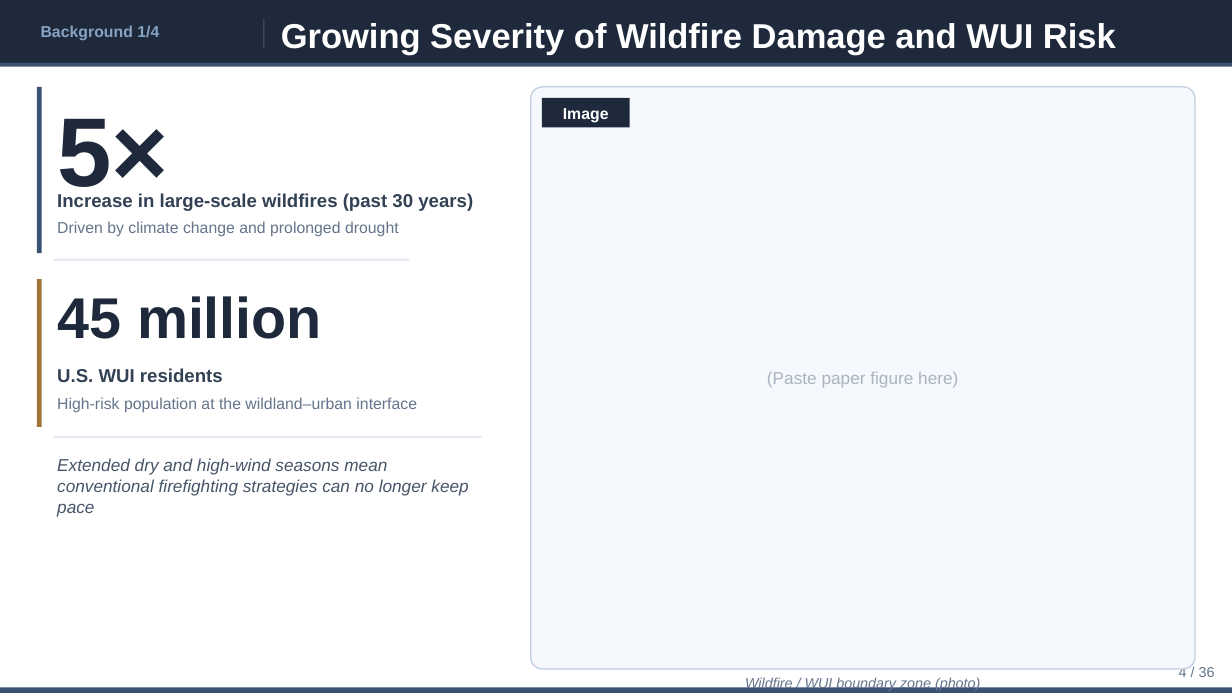
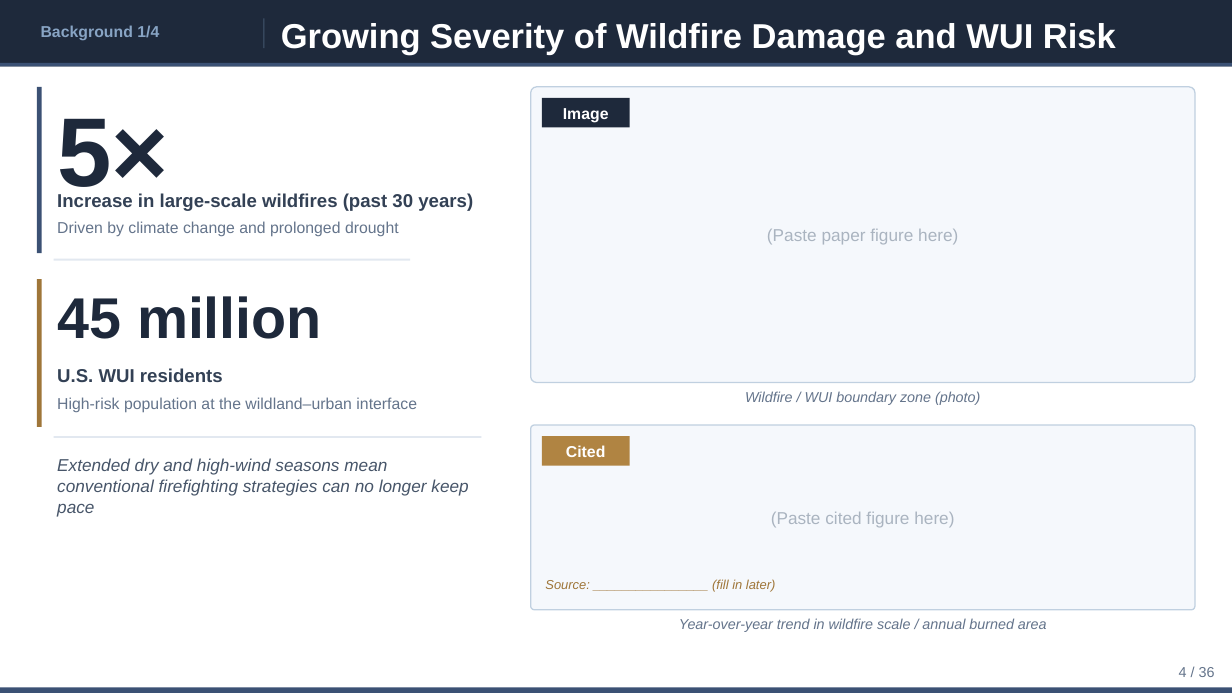
Before and after one commit to ytaisei0525-design/my-first-claude, a slide deck: slide 4 of slides_en.pptx. Drawn at 1232x693 pixels with LibreOffice and Linux fonts; fonts in the diff are those of the drawing. Boxes give left, top, right and bottom in pixels: in the first picture for what was removed or moved away, otherwise in the second. Text is boxed around its words. In the diff, an @@ line names an element or a change of style, - is before the commit and + after.

```diff
--- a/slides_en.pptx
+++ b/slides_en.pptx
@@ text "(Paste paper figure here)": place and size @@
-text "(Paste paper figure here)" at box(767, 372, 958, 388)
+text "(Paste paper figure here)" at box(767, 229, 958, 245)
@@ rounded rectangle: place and size @@
-rounded rectangle at box(531, 87, 1195, 669)
+rounded rectangle at box(531, 87, 1195, 383)
@@ text "Wildfire / WUI boundary zone ...": place and size @@
-text "Wildfire / WUI boundary zone ..." at box(745, 677, 980, 692)
+text "Wildfire / WUI boundary zone ..." at box(745, 391, 980, 405)
@@ rounded rectangle added at box(531, 425, 1195, 610), fill #F5F8FC, outline #C0D0E0 1 pt @@
@@ rectangle added at box(542, 436, 629, 466), fill #B08442 @@
@@ text added at box(566, 445, 606, 457), 12.3 pt, text #FFFFFF, bold @@
+Cited
@@ text added at box(771, 512, 954, 528), 13.4 pt, text #AAB4C0 @@
+(Paste cited figure here)
@@ text added at box(545, 579, 775, 592), 10.1 pt, text #9F7639, italic @@
+Source: ________________ (fill in later)
@@ text added at box(679, 618, 1047, 632), 11.2 pt, text #64748B, italic @@
+Year-over-year trend in wildfire scale / annual burned area
```
Also in this commit, not shown: 5 other slides changed, 3 other files.
